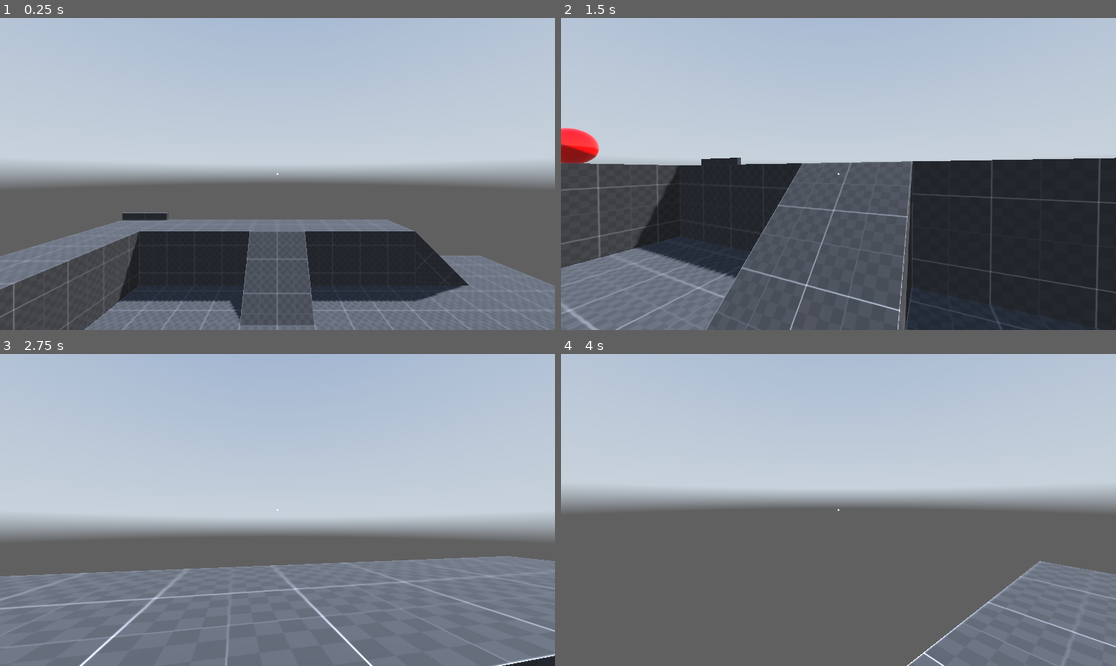
Above: before the commit, frames 1-4 (two rows, left to right).
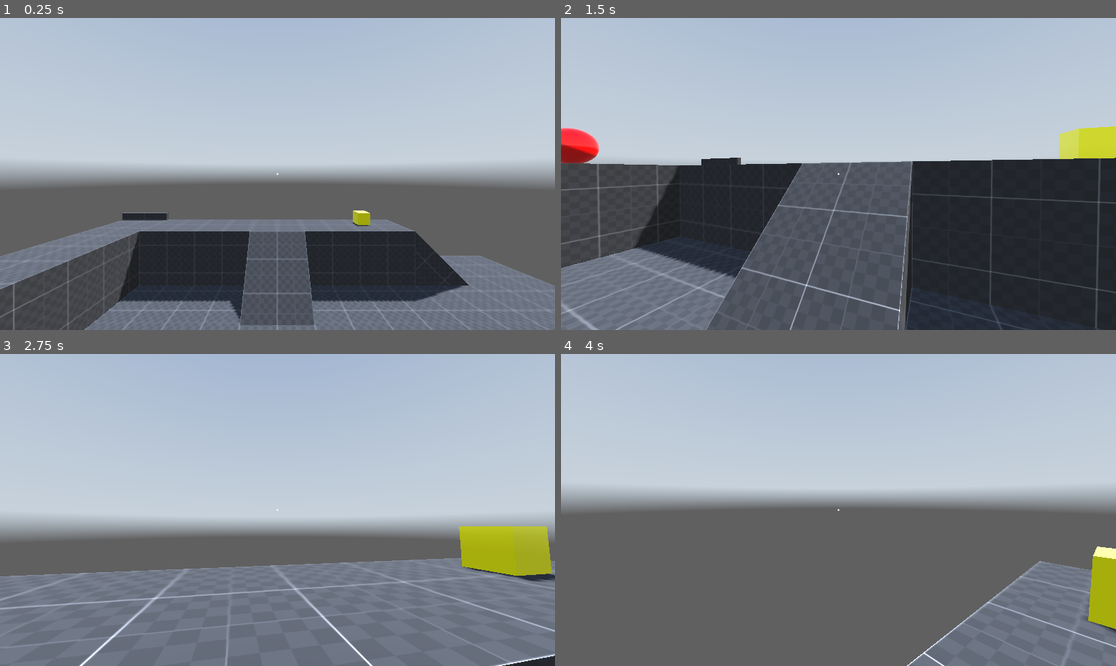
Above: after the commit, the same moments.

Repository: Silicontent/3d_movement_godot
Game: Godot game, scene res://scenes/world.tscn
The game is run twice, just before and just after one commit, with the same random seed, the same clock (stepped at 60 frames per second) and the same inputs. A sky picture missing from this copy of the repository is replaced by a grey-blue gradient.
Inputs (mouse positions are in pixels of both pictures, inside the frame that each line leads up to):
- Up to frame 1 (0.25 s): no input
- Up to frame 2 (1.5 s): move the mouse to (866, 174) at 0.52 s; hold W (forward) from 0.53 s (still down); tap Space (drop) at 0.6 s; tap E (interact) at 0.8, 1.35 s; move the mouse to (810, 174) at 1.27 s
- Up to frame 3 (2.75 s): keep holding W (forward); tap Space (drop) at 1.55 s; move the mouse to (288, 503) at 2.02 s; tap C (crouch) at 2.1 s; tap E (interact) at 2.3 s
- Up to frame 4 (4 s): keep holding W (forward); move the mouse to (832, 516) at 2.77 s; tap Space (drop) at 2.85 s; move the mouse to (877, 513) at 3.52 s; tap E (interact) at 3.6 s

The runs differ from the first frame. In frame 1, 0.1% of the frame differs, in the area x 63-67%, y 61-67%; in frame 2, 1.0%; in frame 3, 2.5%, in the area x 82-100%, y 55-74%; in frame 4, 1.1%.

Commit message:
Added door
Added Door to Game; updated interaction code to allow for both interacting with a door and picking up an object (all for testing, all needs to be updated to be better); added new object TestCube to test held object rotations

Diff:
--- a/scenes/world.tscn
+++ b/scenes/world.tscn
@@ -1,7 +1,8 @@
-[gd_scene load_steps=23 format=3 uid="uid://j1qfwaml0kb4"]
+[gd_scene load_steps=29 format=3 uid="uid://j1qfwaml0kb4"]
 
 [ext_resource type="Material" uid="uid://bwi4amqkytg4l" path="res://assets/debug_material.tres" id="1_71j4m"]
 [ext_resource type="Texture2D" uid="uid://cw5i0mqr6ndtd" path="res://assets/kloofendal_48d_partly_cloudy_puresky_2k.hdr" id="1_nnsk1"]
+[ext_resource type="Script" uid="uid://bxqknbphc236a" path="res://scripts/door.gd" id="2_7r4gi"]
 [ext_resource type="PackedScene" uid="uid://uto1ebtejtxa" path="res://scenes/player.tscn" id="3_4wyf3"]
 [ext_resource type="Script" uid="uid://dj00aegjjg7k7" path="res://scripts/void_area.gd" id="3_qfnet"]
 [ext_resource type="Script" uid="uid://bdjbgd1eqlgxc" path="res://scripts/hud.gd" id="4_71j4m"]
@@ -9,6 +10,12 @@
 [ext_resource type="Texture2D" uid="uid://4imm3hek2m8i" path="res://assets/hud/reticle.png" id="6_i7141"]
 [ext_resource type="Texture2D" uid="uid://gbbcwfnjwud7" path="res://assets/hud/reticle_circle.png" id="7_4mrxx"]
 
+[sub_resource type="BoxMesh" id="BoxMesh_4mrxx"]
+size = Vector3(1.485, 2.265, 0.14)
+
+[sub_resource type="ConcavePolygonShape3D" id="ConcavePolygonShape3D_7r4gi"]
+data = PackedVector3Array(-0.7425, 1.1325, 0.07, 0.7425, 1.1325, 0.07, -0.7425, -1.1325, 0.07, 0.7425, 1.1325, 0.07, 0.7425, -1.1325, 0.07, -0.7425, -1.1325, 0.07, 0.7425, 1.1325, -0.07, -0.7425, 1.1325, -0.07, 0.7425, -1.1325, -0.07, -0.7425, 1.1325, -0.07, -0.7425, -1.1325, -0.07, 0.7425, -1.1325, -0.07, 0.7425, 1.1325, 0.07, 0.7425, 1.1325, -0.07, 0.7425, -1.1325, 0.07, 0.7425, 1.1325, -0.07, 0.7425, -1.1325, -0.07, 0.7425, -1.1325, 0.07, -0.7425, 1.1325, -0.07, -0.7425, 1.1325, 0.07, -0.7425, -1.1325, -0.07, -0.7425, 1.1325, 0.07, -0.7425, -1.1325, 0.07, -0.7425, -1.1325, -0.07, 0.7425, 1.1325, 0.07, -0.7425, 1.1325, 0.07, 0.7425, 1.1325, -0.07, -0.7425, 1.1325, 0.07, -0.7425, 1.1325, -0.07, 0.7425, 1.1325, -0.07, -0.7425, -1.1325, 0.07, 0.7425, -1.1325, 0.07, -0.7425, -1.1325, -0.07, 0.7425, -1.1325, 0.07, 0.7425, -1.1325, -0.07, -0.7425, -1.1325, -0.07)
+
 [sub_resource type="PhysicsMaterial" id="PhysicsMaterial_71j4m"]
 
 [sub_resource type="StandardMaterial3D" id="StandardMaterial3D_qfnet"]
@@ -47,6 +54,18 @@
 radius = 0.25
 height = 0.5
 
+[sub_resource type="PhysicsMaterial" id="PhysicsMaterial_7r4gi"]
+
+[sub_resource type="StandardMaterial3D" id="StandardMaterial3D_w7kh3"]
+albedo_color = Color(1, 1, 0, 1)
+metallic = 0.47
+roughness = 0.0
+
+[sub_resource type="BoxMesh" id="BoxMesh_e3hyu"]
+material = SubResource("StandardMaterial3D_w7kh3")
+size = Vector3(0.5, 0.5, 0.5)
+subdivide_width = 5
+
 [sub_resource type="PanoramaSkyMaterial" id="PanoramaSkyMaterial_rwgxs"]
 panorama = ExtResource("1_nnsk1")
 
@@ -240,6 +259,44 @@
 collision_mask = 5
 size = Vector3(0.168457, 0.589355, 2)
 material = ExtResource("1_71j4m")
+
+[node name="CSGBox3D23" type="CSGBox3D" parent="Stage"]
+transform = Transform3D(1, 0, 0, 0, 1, 0, 0, 0, 1, 6.1698, 0.760284, 3)
+use_collision = true
+collision_layer = 2
+collision_mask = 5
+size = Vector3(0.157227, 2.52057, 1)
+material = ExtResource("1_71j4m")
+
+[node name="CSGBox3D24" type="CSGBox3D" parent="Stage"]
+transform = Transform3D(1, 0, 0, 0, 1, 0, 0, 0, 1, 4.47885, 0.760284, 3)
+use_collision = true
+collision_layer = 2
+collision_mask = 5
+size = Vector3(0.157227, 2.52057, 1)
+material = ExtResource("1_71j4m")
+
+[node name="CSGBox3D25" type="CSGBox3D" parent="Stage"]
+transform = Transform3D(-4.37114e-08, 1, 0, -1, -4.37114e-08, 0, 0, 0, 1, 5.30852, 1.94279, 3)
+use_collision = true
+collision_layer = 2
+collision_mask = 5
+size = Vector3(0.157227, 1.8877, 1.07422)
+material = ExtResource("1_71j4m")
+
+[node name="Door" type="AnimatableBody3D" parent="Stage"]
+transform = Transform3D(1, 0, 0, 0, 1, 0, 0, 0, 1, 6.09497, 0.683819, 3.01493)
+collision_layer = 18
+collision_mask = 15
+script = ExtResource("2_7r4gi")
+
+[node name="MeshInstance3D" type="MeshInstance3D" parent="Stage/Door"]
+transform = Transform3D(1, 0, 0, 0, 1, 0, 0, 0, 1, -0.742643, 0, 0)
+mesh = SubResource("BoxMesh_4mrxx")
+
+[node name="CollisionShape3D" type="CollisionShape3D" parent="Stage/Door"]
+transform = Transform3D(1, 0, 0, 0, 1, 0, 0, 0, 1, -0.742643, 0, 0)
+shape = SubResource("ConcavePolygonShape3D_7r4gi")
 
 [node name="TestBall" type="RigidBody3D" parent="Stage" groups=["carriables"]]
 transform = Transform3D(1, 0, 0, 0, 1, 0, 0, 0, 1, -5.98144, 5.1406, -0.771764)
@@ -278,6 +335,19 @@
 mesh = SubResource("SphereMesh_w7kh3")
 
 [node name="CollisionShape3D" type="CollisionShape3D" parent="Stage/TestBall3"]
+shape = SubResource("SphereShape3D_qfnet")
+
+[node name="TestCube" type="RigidBody3D" parent="Stage" groups=["carriables"]]
+transform = Transform3D(1, 0, 0, 0, 1, 0, 0, 0, 1, 3.53561, 2.08535, -8.55724)
+collision_layer = 4
+collision_mask = 7
+physics_material_override = SubResource("PhysicsMaterial_7r4gi")
+metadata/_edit_group_ = true
+
+[node name="MeshInstance3D" type="MeshInstance3D" parent="Stage/TestCube"]
+mesh = SubResource("BoxMesh_e3hyu")
+
+[node name="CollisionShape3D" type="CollisionShape3D" parent="Stage/TestCube"]
 shape = SubResource("SphereShape3D_qfnet")
 
 [node name="Environment" type="Node3D" parent="."]
--- /dev/null
+++ b/scripts/door.gd
@@ -0,0 +1,17 @@
+extends AnimatableBody3D
+
+var target_angle := 0.0
+
+
+func toggle() -> void:
+	#var tween := get_tree().create_tween()
+	#if absf(rotation_degrees.y) == 90.0:
+		#tween.tween_property(self, "rotation_degrees", Vector3(0.0, 0.0, 0.0), 0.5)
+	#else:
+		#tween.tween_property(self, "rotation_degrees", Vector3(0.0, 90.0, 0.0), 0.5)
+
+	target_angle = 90.0 if target_angle == 0.0 else 0.0
+
+
+func _physics_process(_delta: float) -> void:
+	rotation_degrees.y = lerp(rotation_degrees.y, target_angle, 0.05)
--- a/scripts/player/hand.gd
+++ b/scripts/player/hand.gd
@@ -8,22 +8,22 @@
 
 
 func _physics_process(_delta: float) -> void:
-	print(held_object)
-
 	if Input.is_action_just_pressed("drop") and held_object != null:
-		# TODO: held object currently set to freed object, needs fixed
-		# TODO: also add comments
-		print("drop")
 		set_held_object(null)
 
 	var reach := reach_ray.get_collider()
 	if reach is PhysicsBody3D and Input.is_action_just_pressed("interact"):
-		# add the object to the player's hand
-		set_held_object(reach)
-		# remove the object from the game scene
-		reach.queue_free()
+		if reach.is_in_group(&"carriables"):
+			# add the object to the player's hand
+			set_held_object(reach)
+			# remove the object from the game scene
+			reach.queue_free()
+		else:
+			reach.toggle()
 
 
 func set_held_object(obj) -> void:
 	held_object = obj
 	mesh = held_object.get_node("MeshInstance3D").mesh
+	# update mesh's material so that the object draws over all other objects
+	mesh.material.no_depth_test = true
Not shown, added: scripts/door.gd.uid
